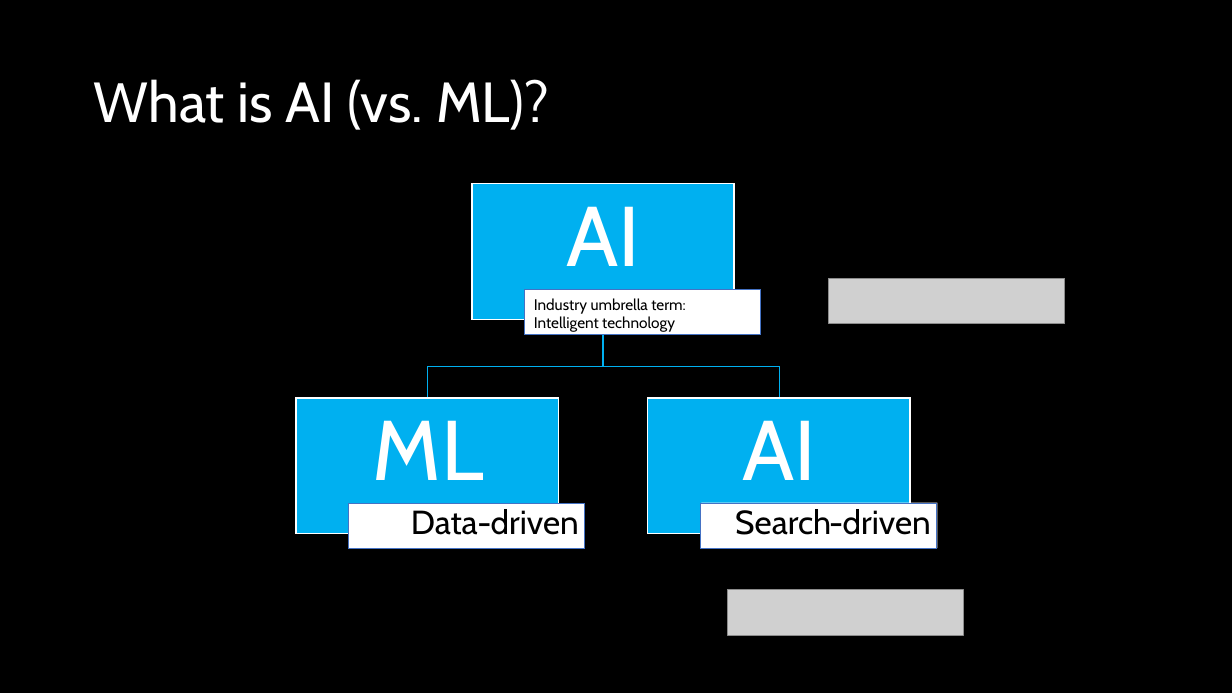
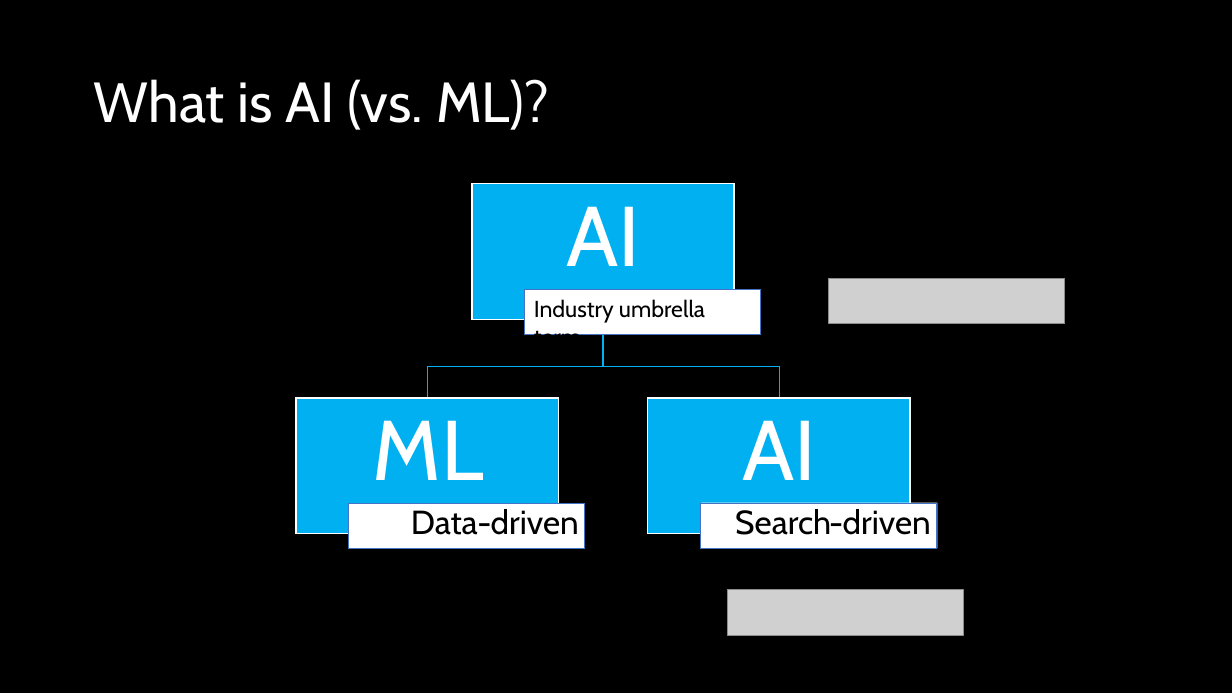
Before and after one commit to laurentran/microsoft-ai-workshop, a slide deck: slide 2 of MSP-AI-workshop.pptx. Drawn at 1232x693 pixels with LibreOffice and Linux fonts; fonts in the diff are those of the drawing; grey boxes stand for pictures. Boxes give left, top, right and bottom in pixels: in the first picture for what was removed or moved away, otherwise in the second. Text is boxed around its words. In the diff, an @@ line names an element or a change of style, - is before the commit and + after.

```diff
--- a/MSP-AI-workshop.pptx
+++ b/MSP-AI-workshop.pptx
@@ text at <box>534,299,705,335</box>: text changed; size 12 to 18 pt @@
-Industry umbrella term:
-Intelligent technology
+Industry umbrella term
```
Also in this commit, not shown: 4 other slides changed.
